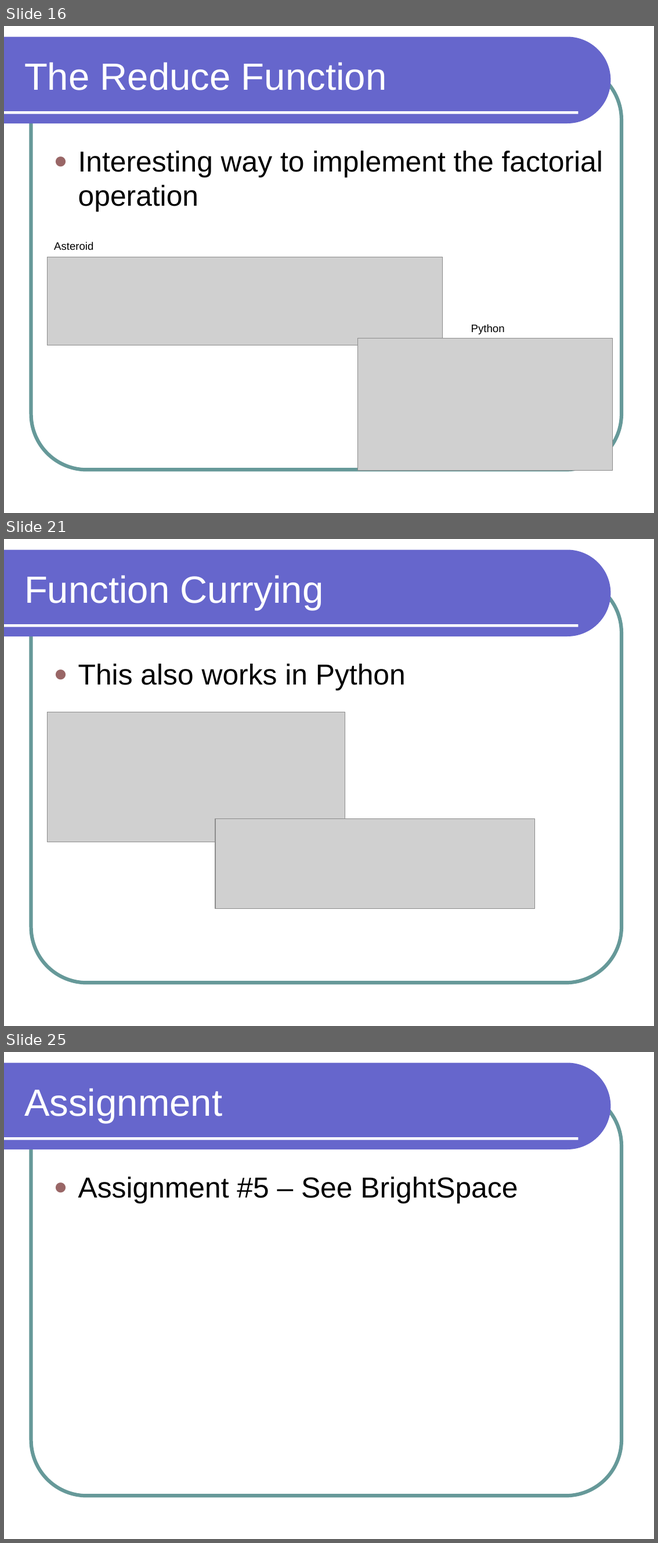
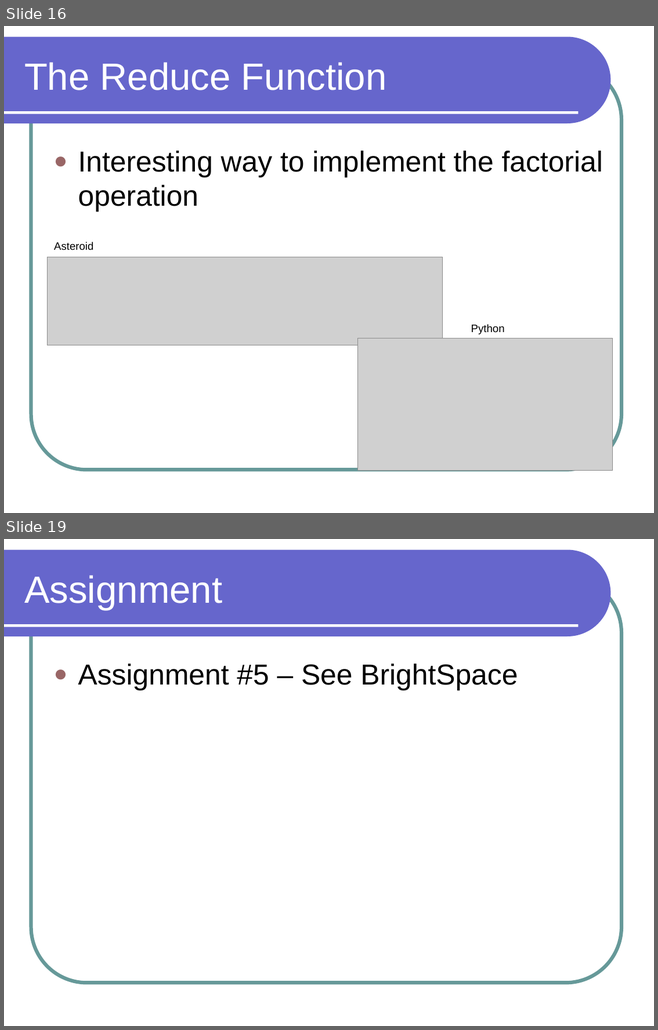
Before and after one commit to lutzhamel/CSC301, a slide deck: notes/csc301-ln014.ppt. Shown one above the other, each under a label of ours: slides 16, 21 and 25 before the commit, slides 16 and 19 after it; the slides between them are not shown. The pictures are 658x1543 and 658x1030 pixels, drawn with LibreOffice and Linux fonts; fonts in the diff are those of the drawing; grey boxes stand for pictures. Boxes give left, top, right and bottom in pixels: in the first picture for what was removed or moved away, otherwise in the second. Text is boxed around its words. In the diff, an @@ line names an element or a change of style, - is before the commit and + after.

```diff
--- a/notes/csc301-ln014.ppt
+++ b/notes/csc301-ln014.ppt
@@ slide 21 removed at bbox=[4, 539, 654, 1026], background #FFFFFF; not listed: 3 template elements that a slide beside it also shows @@
@@ title removed at bbox=[24, 575, 324, 610] @@
-Function Currying
@@ text removed at bbox=[78, 664, 405, 690] @@
-● This also works in Python
@@ picture removed at bbox=[48, 712, 345, 842] @@
@@ picture removed at bbox=[215, 819, 535, 908] @@
@@ what was slide 25 is now slide 19 @@
```
Also in this commit, not shown: 1 slide changed, 1 slide added, 6 other slides removed, 7 other files.
